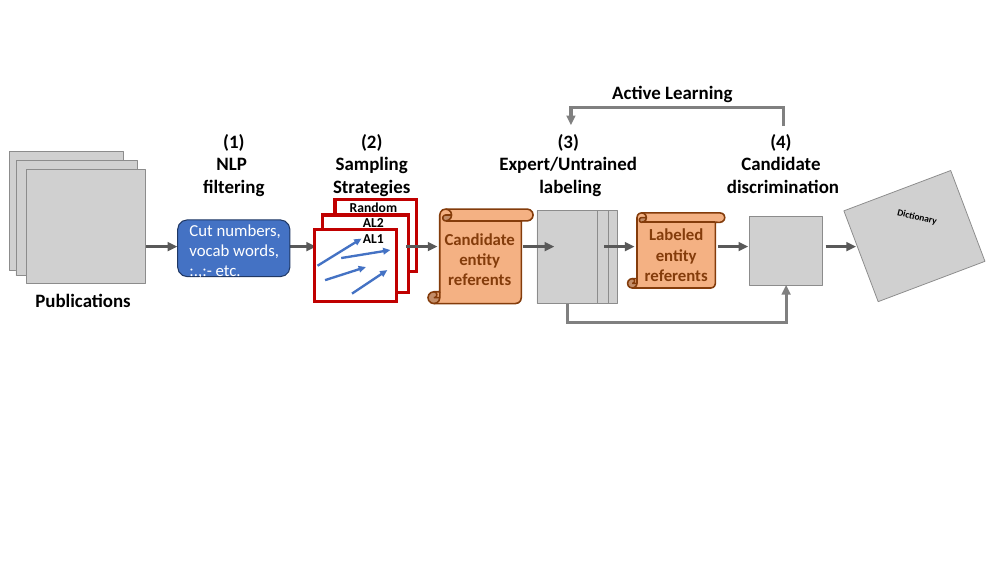
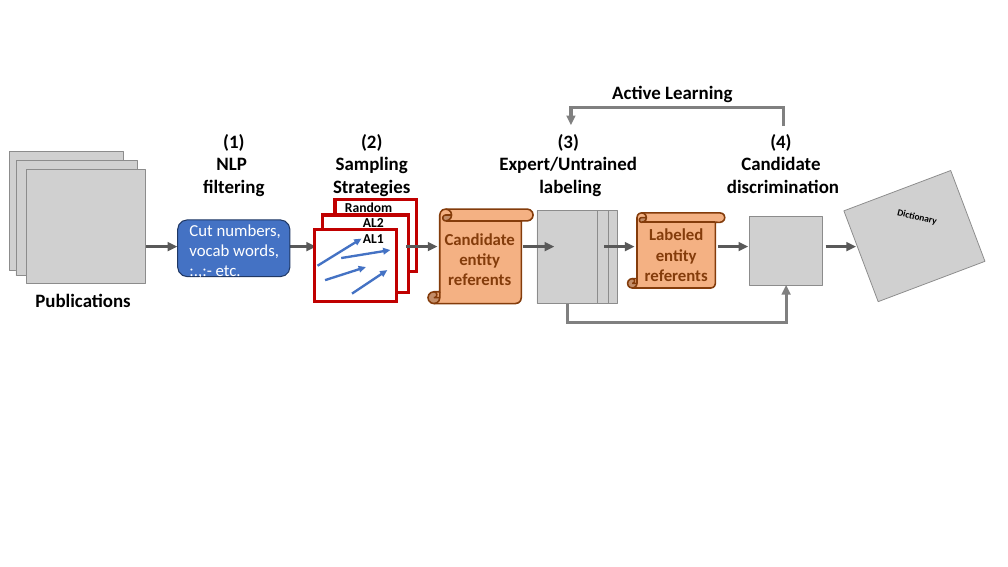
Before and after one commit to rtchoua/activePolyNER, a slide deck: slide 3 of alpolyner.pptx (slide 2 before the commit). Drawn at 1008x567 pixels with LibreOffice and Linux fonts; fonts in the diff are those of the drawing; grey boxes stand for pictures. Boxes give left, top, right and bottom in pixels: in the first picture for what was removed or moved away, otherwise in the second. Text is boxed around its words. In the diff, an @@ line names an element or a change of style, - is before the commit and + after.

```diff
--- a/alpolyner.pptx
+++ b/alpolyner.pptx
@@ text "Random": place and size @@
-text "Random" at <box>350,201,397,217</box>
+text "Random" at <box>345,201,392,217</box>
```
Also in this commit, not shown: 1 slide added, 11 other files.
